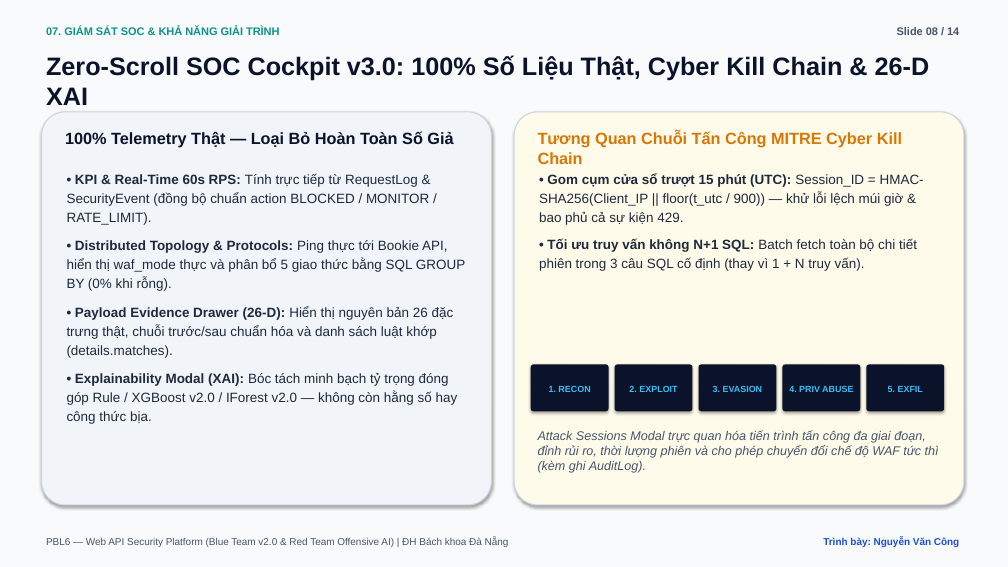
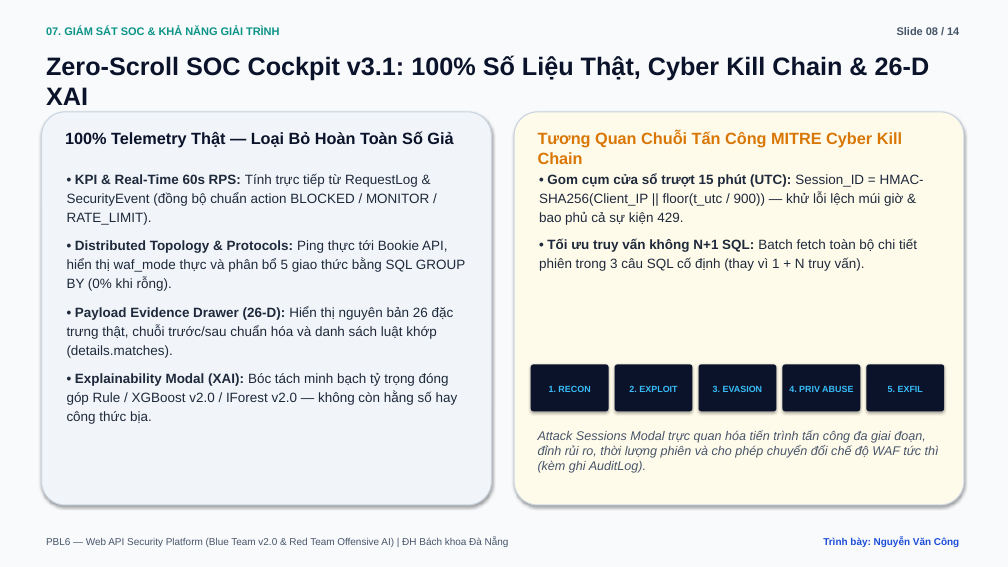
Before and after one commit to vcongggggg/pbl6, a slide deck: slide 8 of docs/reports/PBL6_Academic_Defense_Slides.pptx. Drawn at 1008x567 pixels with LibreOffice and Linux fonts; fonts in the diff are those of the drawing. Boxes give left, top, right and bottom in pixels: in the first picture for what was removed or moved away, otherwise in the second. Text is boxed around its words. In the diff, an @@ line names an element or a change of style, - is before the commit and + after.

```diff
--- a/docs/reports/PBL6_Academic_Defense_Slides.pptx
+++ b/docs/reports/PBL6_Academic_Defense_Slides.pptx
@@ text at [46, 55, 930, 105]: text changed @@
-Zero-Scroll SOC Cockpit v3.0: 100% Số Liệu Thật, Cyber Kill Chain & 26-D XAI
+Zero-Scroll SOC Cockpit v3.1: 100% Số Liệu Thật, Cyber Kill Chain & 26-D XAI
```
Also in this commit, not shown: 4 other slides changed, 27 other files.
